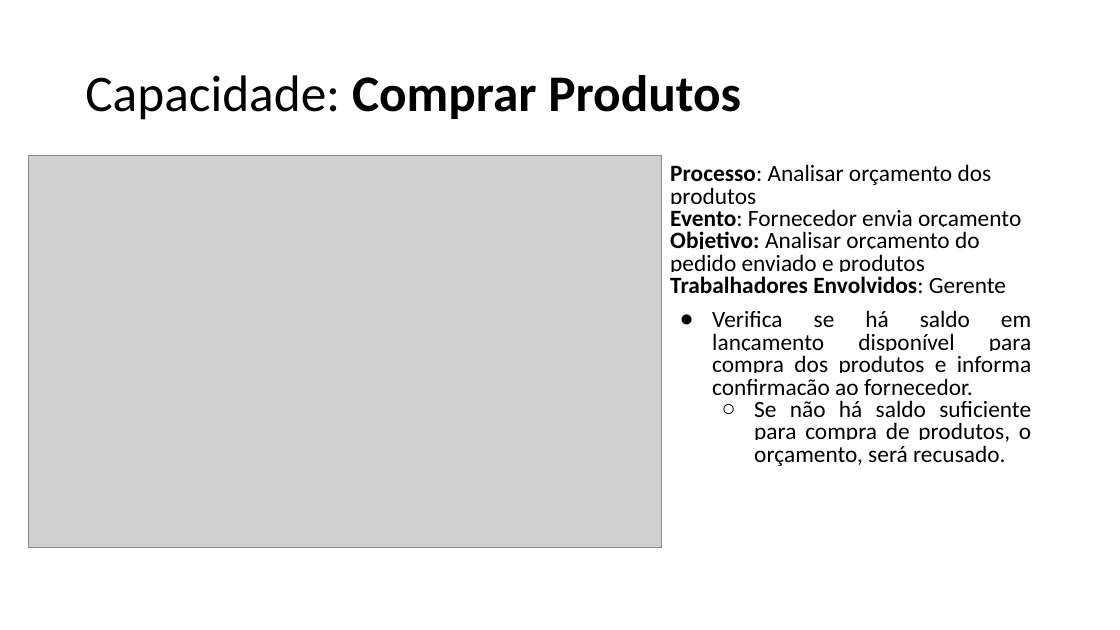
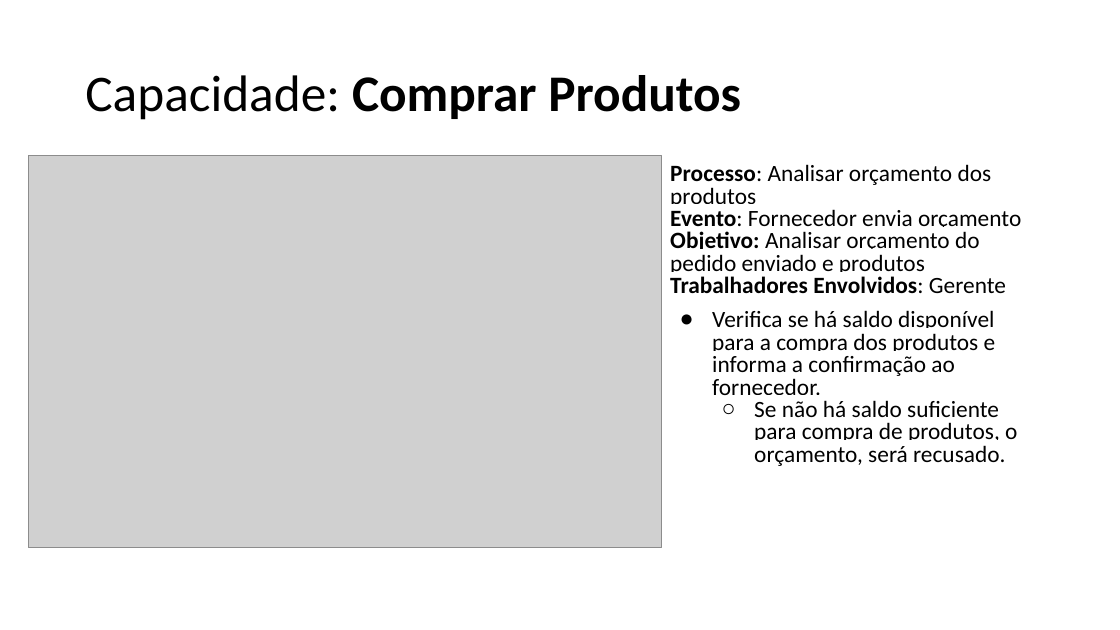
Before and after one commit to emersonsoaresdasilva/projeto-ope, a slide deck: slide 17 of 18-Descrição dos Processos de Negócio.pptx (slide 16 before the commit). Drawn at 1120x630 pixels with LibreOffice and Linux fonts; fonts in the diff are those of the drawing; grey boxes stand for pictures. Boxes give left, top, right and bottom in pixels: in the first picture for what was removed or moved away, otherwise in the second. Text is boxed around its words. In the diff, an @@ line names an element or a change of style, - is before the commit and + after.

```diff
--- a/18-Descrição dos Processos de Negócio.pptx
+++ b/18-Descrição dos Processos de Negócio.pptx
@@ text at (712, 310, 996, 395): text changed @@
-● Verifica se há saldo em lançamento disponível para compra dos produtos e informa confirmação ao fornecedor.
+● Verifica se há saldo disponível para a compra dos produtos e informa a confirmação ao fornecedor.
@@ text at (754, 400, 1017, 466): alignment justified to left @@
```
Also in this commit, not shown: 21 other slides changed, 1 slide added, 15 other files.
